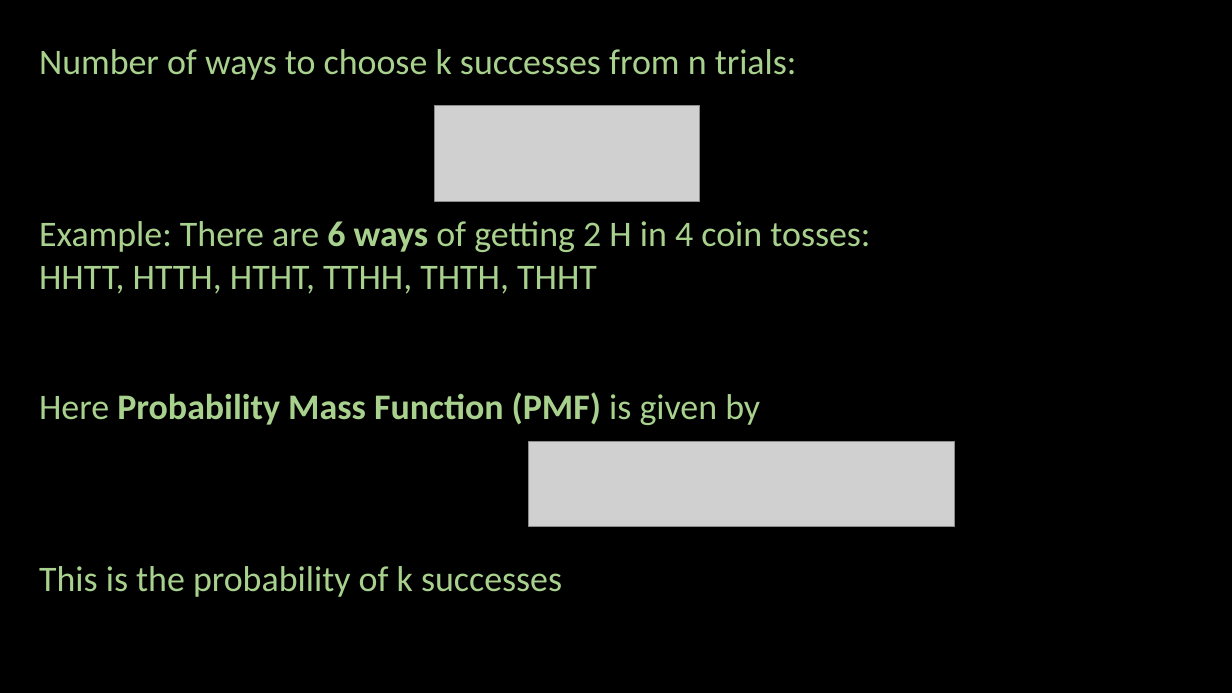
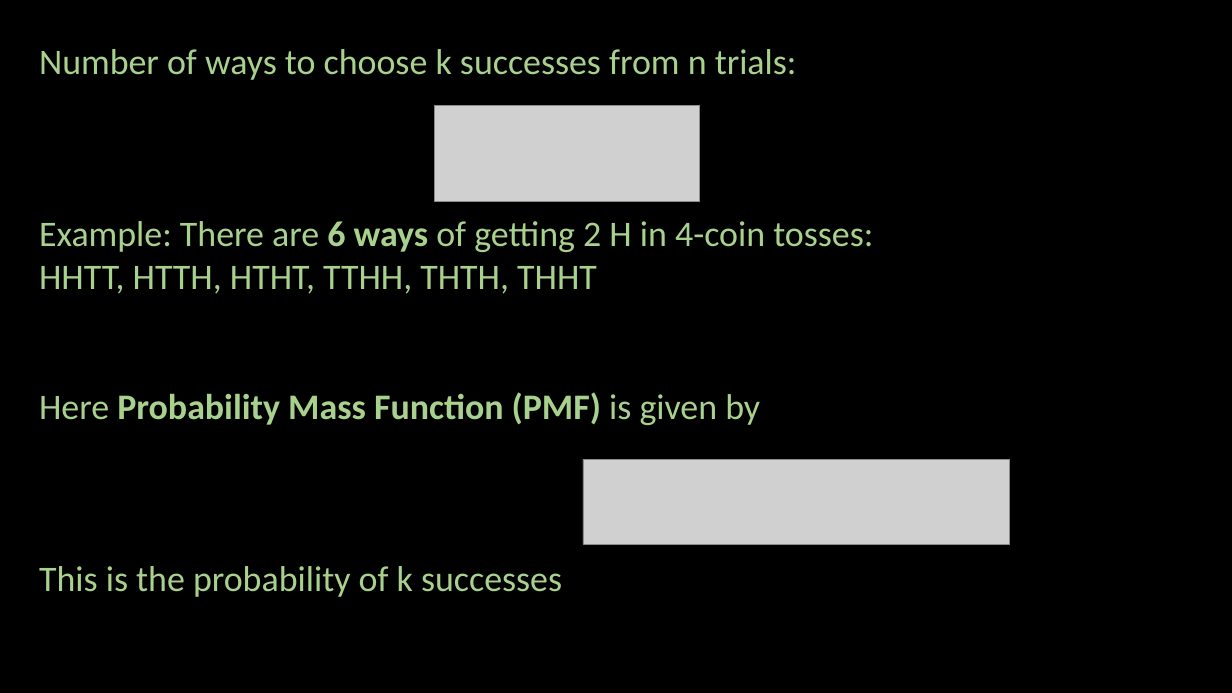
Before and after one commit to ash322ash422/youtube, a slide deck: slide 6 of probability_and_statistics/4_probability_distribution/Stats-PDF-3-Discrete-Binomial.pptx. Drawn at 1232x693 pixels with LibreOffice and Linux fonts; fonts in the diff are those of the drawing; grey boxes stand for pictures; background and template pictures are left out. Boxes give left, top, right and bottom in pixels: in the first picture for what was removed or moved away, otherwise in the second. Text is boxed around its words. In the diff, an @@ line names an element or a change of style, - is before the commit and + after.

```diff
--- a/probability_and_statistics/4_probability_distribution/Stats-PDF-3-Discrete-Binomial.pptx
+++ b/probability_and_statistics/4_probability_distribution/Stats-PDF-3-Discrete-Binomial.pptx
@@ text at (39,221,873,252): text changed @@
-Example: There are 6 ways of getting 2 H in 4 coin tosses:
+Example: There are 6 ways of getting 2 H in 4-coin tosses:
@@ picture: place and size @@
-picture at (529,442,956,527)
+picture at (583,459,1010,544)
```
Also in this commit, not shown: 6 other slides changed, 51 other files.
